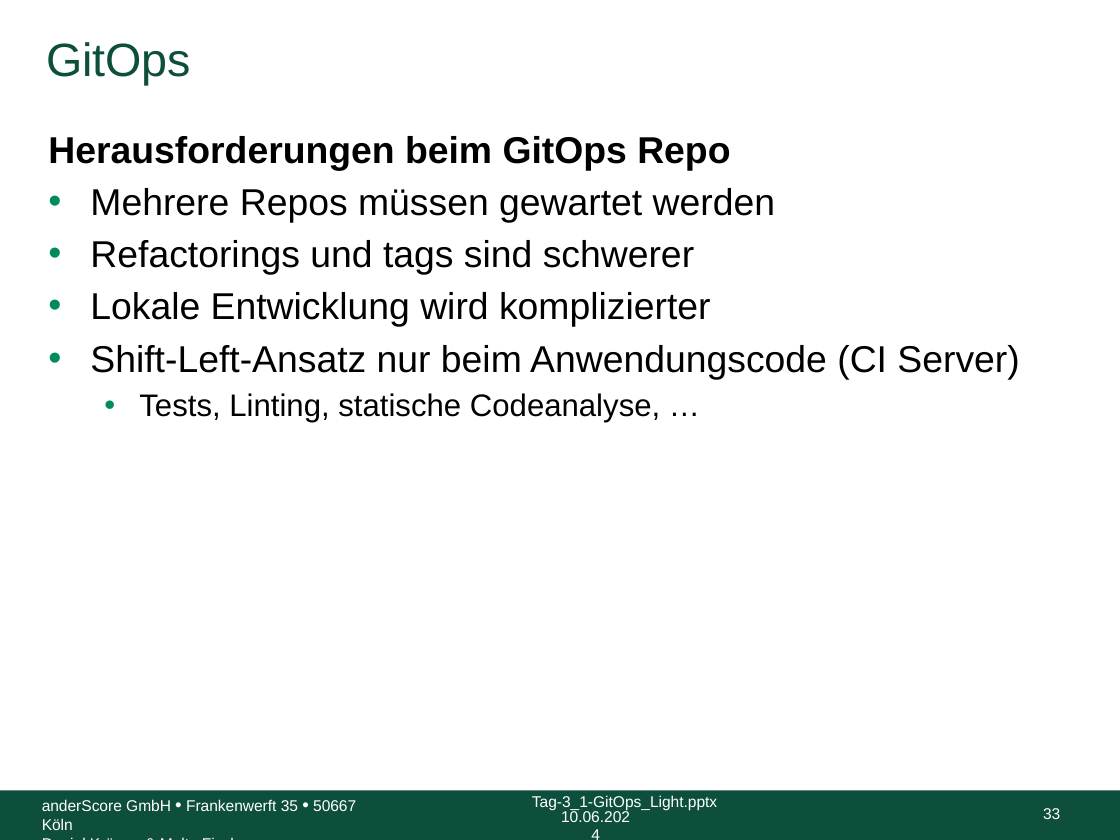
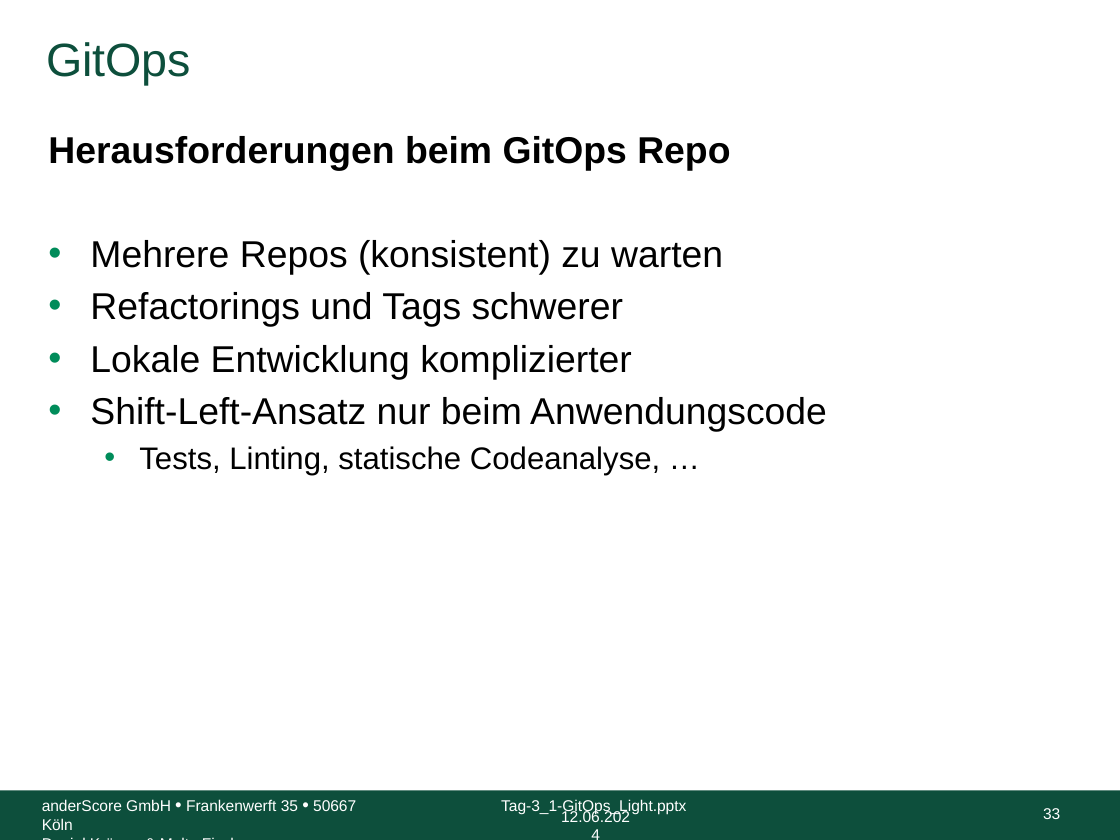
Before and after one commit to anderscore-gmbh/gitlab, a slide deck: slide 33 of slides/Tag-3_1-GitOps_Light.pptx. Drawn at 1120x840 pixels with LibreOffice and Linux fonts; fonts in the diff are those of the drawing; background and template pictures are left out. Boxes give left, top, right and bottom in pixels: in the first picture for what was removed or moved away, otherwise in the second. Text is boxed around its words. In the diff, an @@ line names an element or a change of style, - is before the commit and + after.

```diff
--- a/slides/Tag-3_1-GitOps_Light.pptx
+++ b/slides/Tag-3_1-GitOps_Light.pptx
@@ text at box(90, 240, 827, 432): text changed @@
-• Mehrere Repos müssen gewartet werden
-• Refactorings und tags sind schwerer
-• Lokale Entwicklung wird komplizierter
-• Shift-Left-Ansatz nur beim Anwendungscode (CI Server)
+• Mehrere Repos (konsistent) zu warten
+• Refactorings und Tags schwerer
+• Lokale Entwicklung komplizierter
+• Shift-Left-Ansatz nur beim Anwendungscode
@@ text "Tag-3_1-GitOps_Light.pptx": place and size @@
-text "Tag-3_1-GitOps_Light.pptx" at box(532, 795, 717, 811)
+text "Tag-3_1-GitOps_Light.pptx" at box(501, 799, 686, 814)
@@ text at box(561, 809, 630, 822): text changed @@
-10.06.2024
+12.06.2024
```
Also in this commit, not shown: 35 other slides changed.
